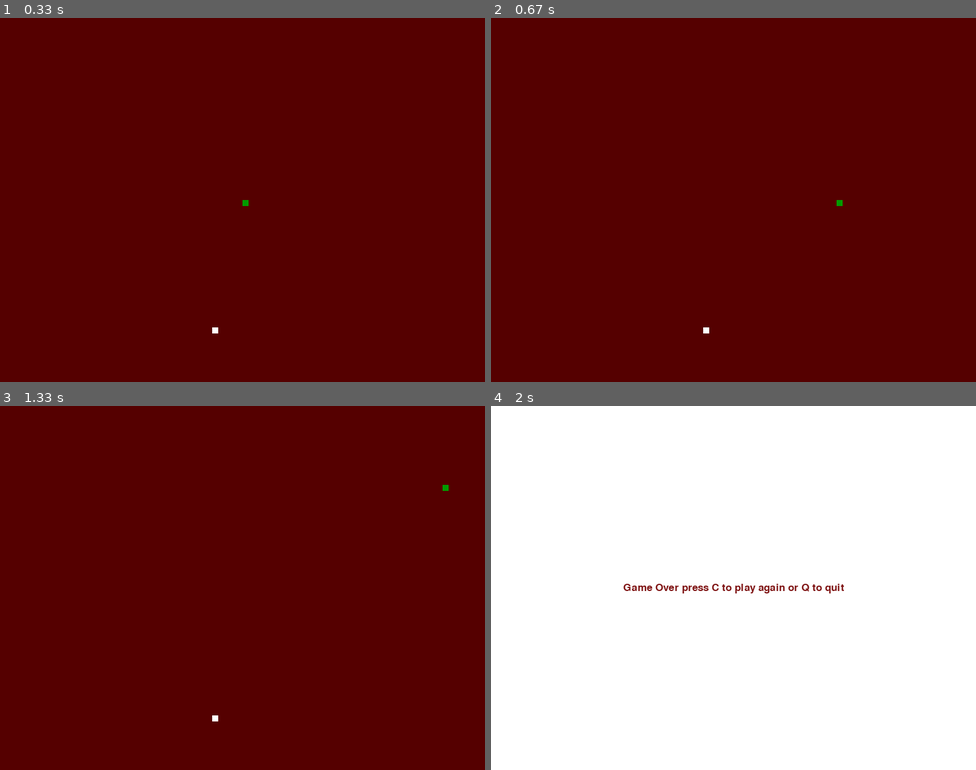
Above: before the commit, frames 1-4 (two rows, left to right).
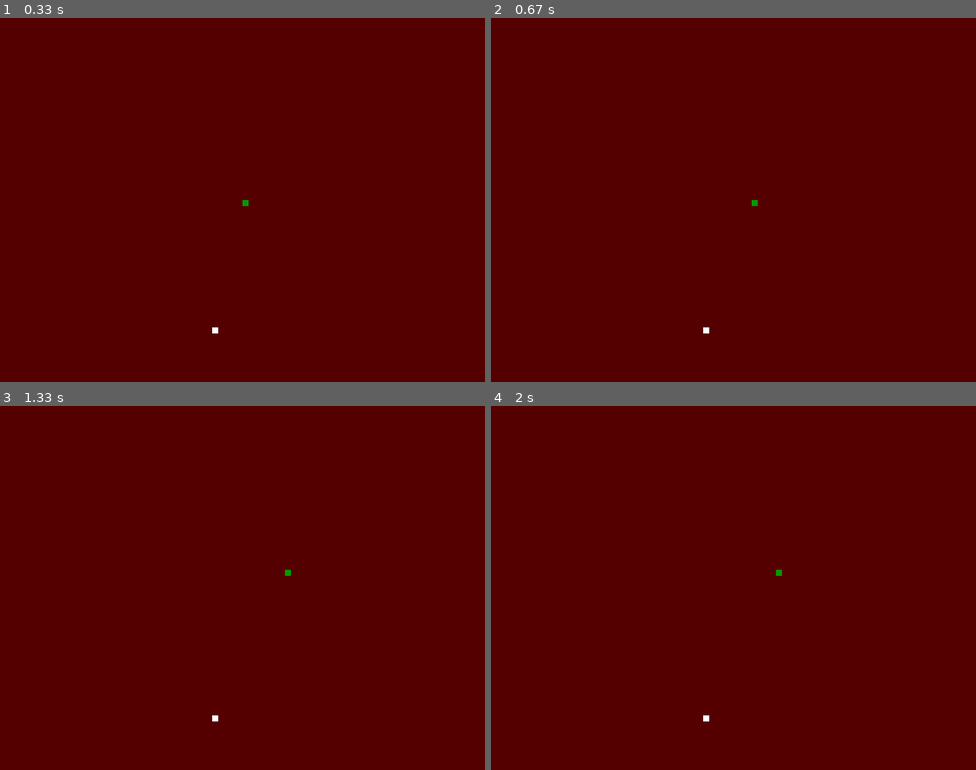
Above: after the commit, the same moments.

Repository: dvalent/Python
Game: pygame game, started from Snake/gameLoop.py
Two runs of this game, one before a commit and one after it. Both use one fixed random seed, a clock stepped at 60 frames per second and the inputs below.
Inputs:
- Up to frame 1 (0.33 s): no input
- Up to frame 2 (0.67 s): hold Right from 0.33 s (still down)
- Up to frame 3 (1.33 s): release Right at 0.8 s; hold Up 0.83-1.13 s; hold Right from 1.17 s (still down)
- Up to frame 4 (2 s): release Right at 1.63 s; hold Left from 1.67 s (still down)

Frame 1 is identical in both runs. In frame 2, less than 0.1% of the frame differs, in the area x 53-73%, y 50-52%; in frame 3, less than 0.1%; in frame 4, 100%, in the area x 0-100%, y 0-100%.

Commit message:
Snake Test Upload

Diff:
--- a/ImageRecon/Recon.py
+++ b/ImageRecon/Recon.py
@@ -107,4 +107,4 @@
 
 
 #createExample()
-whatNumIsThis('images/1.6.png')
+whatNumIsThis('images/TEST4.png')
--- a/Snake/gameLoop.py
+++ b/Snake/gameLoop.py
@@ -21,7 +21,7 @@
 
 blockSize = 10
 
-FPS = 50
+FPS = 10
 
 font = pygame.font.SysFont(None, 25)
 
--- /dev/null
+++ b/Snake/mySnake_test.py
@@ -0,0 +1,102 @@
+import pygame
+import random
+
+pygame.init()
+
+
+blockSize = 20
+height = 320+blockSize
+width = 320+blockSize
+grey =(50,50,50)
+snakeList = []
+snakeLength = 1
+
+randApplex = random.randrange(0, width - blockSize, blockSize)
+randAppley = random.randrange(0, height - blockSize, blockSize)
+
+posX_change = 0
+posY_change = 0
+
+if (height/blockSize)%2 == 0 or (width/blockSize)%2 == 0:
+    posX = (width/2)
+    posY = (height/2)
+else:
+    posX = ((width-blockSize)/2)
+    posY = ((height-blockSize)/2)
+
+display = pygame.display.set_mode([height,width])
+name = pygame.display.set_caption('DV Test')
+clock = pygame.time.Clock()
+
+def line(x,y,x1,y1):
+    pygame.draw.line(display,grey,(x,y),(x1,y1))
+
+def cross(x,y,crossSize):
+    pygame.draw.line(display,grey,  (x-(crossSize/2),y),
+                                    (x+(crossSize/2),y))
+    pygame.draw.line(display,grey,  (x,y-(crossSize/2)),
+                                    (x,y+(crossSize/2)))
+
+def snake(snakeList):
+    for pt in snakeList:
+        snake = pygame.draw.rect(display, (255, 255, 255), (pt[0], pt[1], blockSize, blockSize ))
+
+
+
+gameOn = True
+
+while gameOn:
+
+    for event in pygame.event.get():
+        if event.type == pygame.QUIT:
+            gameOn = False
+
+        if event.type == pygame.KEYDOWN:
+            if event.key == pygame.K_UP:
+                posX_change = 0
+                posY_change = -blockSize
+            if event.key == pygame.K_DOWN:
+                posX_change = 0
+                posY_change = blockSize
+            if event.key == pygame.K_LEFT:
+                posX_change = -blockSize
+                posY_change = 0
+            if event.key == pygame.K_RIGHT:
+                posX_change = blockSize
+                posY_change = 0
+
+
+
+    display.fill((0,0,0))
+
+    for row in range(blockSize,width,blockSize):
+        for col in range(blockSize,height,blockSize):
+            #line(0, row , width, row)
+            #line(col, 0, col, height)
+            cross(row, col, 3)
+
+    pygame.draw.rect(display, (255,0,0), [randApplex, randAppley, blockSize, blockSize]) #apple
+
+    posX += posX_change
+    posY += posY_change
+
+    if posX >= width-blockSize or posX <= 0 :
+        posX_change = 0
+    if posY >= height-blockSize or posY <= 0:
+        posY_change = 0
+
+    snakeList.append((posX,posY))
+
+    if len(snakeList) > snakeLength:
+        del snakeList[0]
+
+    if posX == randApplex and posY == randAppley:
+        print('nom nom nom')
+        randApplex = random.randrange(0, width - blockSize, blockSize)
+        randAppley = random.randrange(0, height - blockSize, blockSize)
+        snakeLength += 1
+
+    snake(snakeList)
+    print len(snakeList)
+    clock.tick(10)
+    pygame.display.update()
Binary file added: ImageRecon/images/TEST1.png
Binary file added: ImageRecon/images/TEST2.png
Binary file added: ImageRecon/images/TEST4.png
